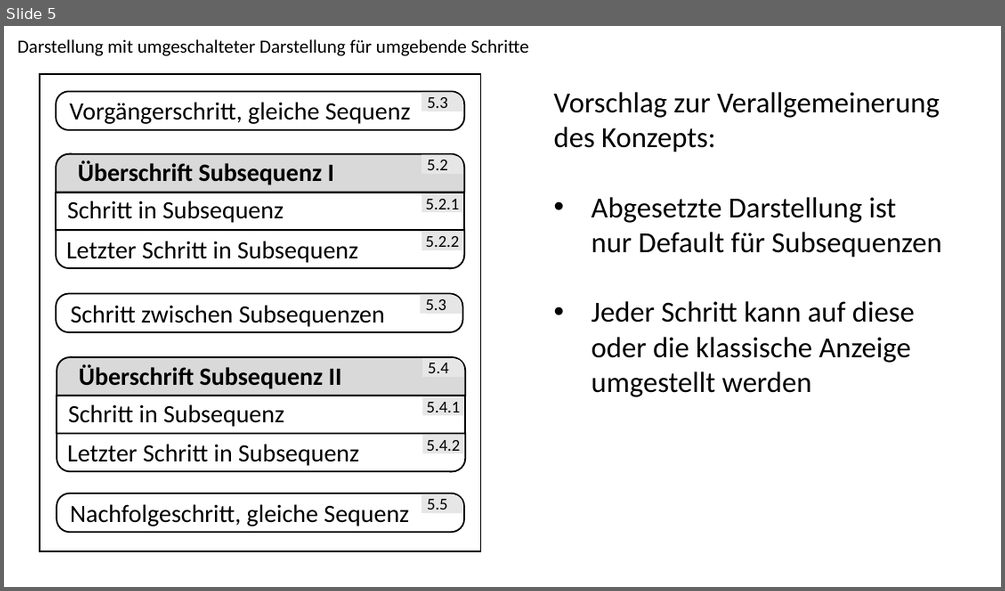
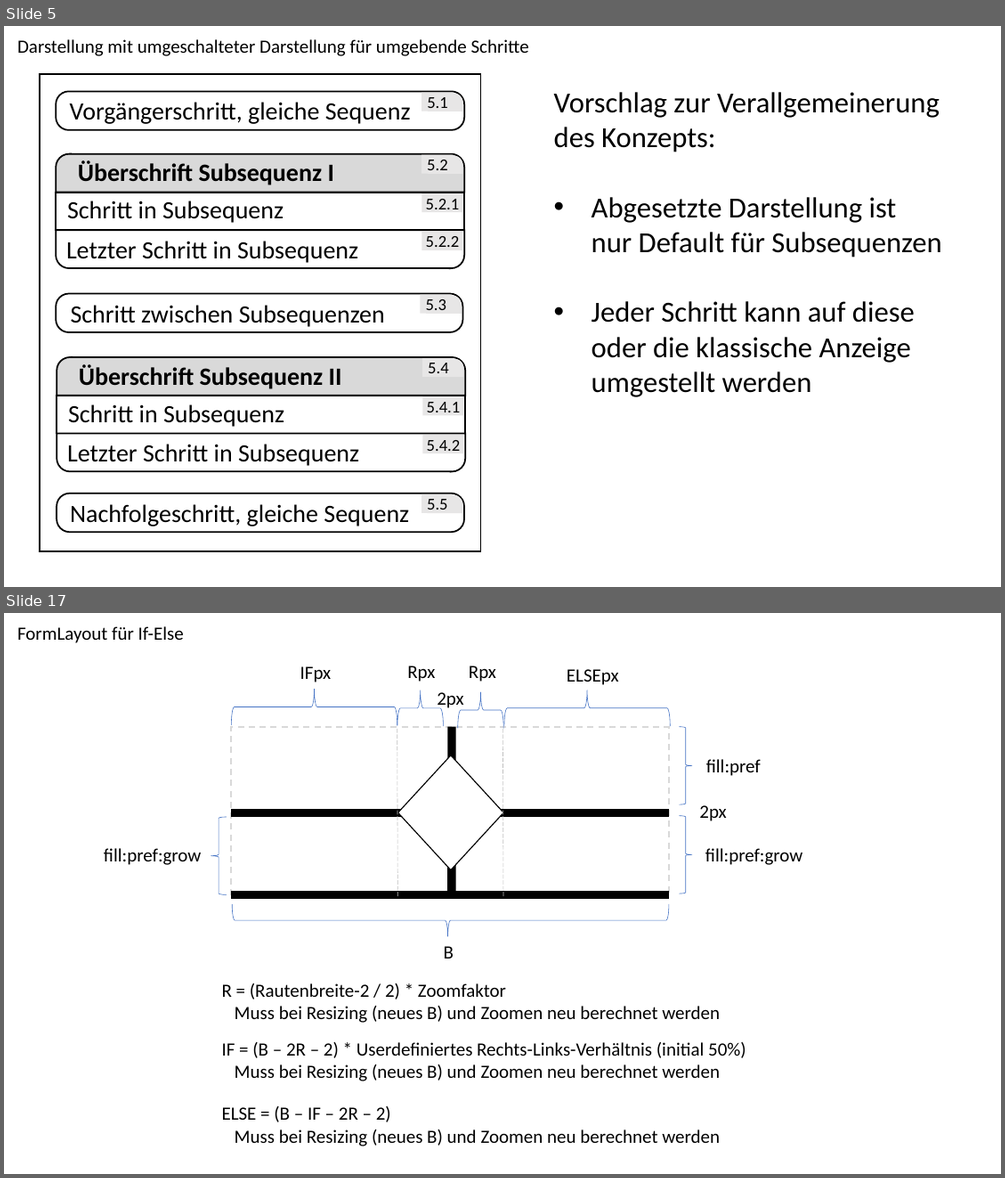
Before and after one commit to jlessner/specman, a slide deck: specifications/specman-layouts.pptx. Shown one above the other, each under a label of ours: slide 5 before the commit, slides 5 and 17 after it; the slides between them are not shown. The pictures are 1005x591 and 1005x1178 pixels, drawn with LibreOffice and Linux fonts; fonts in the diff are those of the drawing. Boxes give left, top, right and bottom in pixels: in the first picture for what was removed or moved away, otherwise in the second. Text is boxed around its words. In the diff, an @@ line names an element or a change of style, - is before the commit and + after.

Commit message:
formlayout for if-else

```diff
--- a/specifications/specman-layouts.pptx
+++ b/specifications/specman-layouts.pptx
@@ slide 17 added at (4, 613, 1001, 1174), background #FFFFFF @@
@@ text added at (17, 626, 184, 643), 18 pt, text #000000 @@
+FormLayout für If-Else
@@ text added at (407, 666, 435, 682), 18 pt, text #000000 @@
+Rpx
@@ text added at (469, 666, 496, 682), 18 pt, text #000000 @@
+Rpx
@@ right brace added at (231, 690, 397, 725), outline #4472C4 0.5 pt @@
@@ text added at (300, 666, 332, 682), 18 pt, text #000000 @@
+IFpx
@@ right brace added at (397, 690, 444, 726), outline #4472C4 0.5 pt @@
@@ text added at (437, 692, 463, 710), 18 pt, text #000000 @@
+2px
@@ right brace added at (458, 692, 503, 728), outline #4472C4 0.5 pt @@
@@ right brace added at (504, 690, 671, 726), outline #4472C4 0.5 pt @@
@@ text added at (566, 669, 619, 685), 18 pt, text #000000 @@
+ELSEpx
@@ rectangle added at (231, 728, 670, 895), fill #FFFFFF, outline #D9D9D9 1.5 pt dashed @@
@@ line added from (397, 729) to (398, 896), #BFBFBF 0.5 pt dashed @@
@@ line added from (452, 727) to (452, 895), #000000 8 pt @@
@@ line added from (502, 729) to (503, 896), #BFBFBF 0.5 pt dashed @@
@@ right brace added at (680, 727, 693, 804), outline #4472C4 0.5 pt @@
@@ diamond added at (398, 755, 503, 869), fill #FFFFFF, outline #000000 1 pt @@
@@ text added at (706, 759, 760, 776), 18 pt, text #000000 @@
+fill:pref
@@ right brace added at (211, 817, 226, 895), outline #4472C4 0.5 pt @@
@@ line added from (669, 812) to (231, 812), #000000 8 pt @@
@@ right brace added at (680, 816, 693, 893), outline #4472C4 0.5 pt @@
@@ text added at (699, 805, 726, 821), 18 pt, text #000000 @@
+2px
@@ text added at (104, 848, 201, 865), 18 pt, text #000000 @@
+fill:pref:grow
@@ text added at (705, 848, 802, 865), 18 pt, text #000000 @@
+fill:pref:grow
@@ line added from (669, 895) to (231, 895), #000000 8 pt @@
@@ right brace added at (232, 904, 669, 937), outline #4472C4 0.5 pt @@
@@ text added at (444, 946, 453, 958), 18 pt, text #000000 @@
+B
@@ text added at (222, 983, 720, 1022), 18 pt, text #000000 @@
+R = (Rautenbreite-2 / 2) * Zoomfaktor
+Muss bei Resizing (neues B) und Zoomen neu berechnet werden
@@ text added at (222, 1042, 746, 1081), 18 pt, text #000000 @@
+IF = (B – 2R – 2) * Userdefiniertes Rechts-Links-Verhältnis (initial 50%)
+Muss bei Resizing (neues B) und Zoomen neu berechnet werden
@@ text added at (222, 1106, 720, 1146), 18 pt, text #000000 @@
+ELSE = (B – IF – 2R – 2)
+Muss bei Resizing (neues B) und Zoomen neu berechnet werden
@@ slide 5 changed as well @@
@@ text in rectangle at (427, 97, 448, 108): text changed @@
-5.3
+5.1
```
Also in this commit, not shown: 2 other slides changed, 12 other slides added, 1 slide removed, 1 other file.
